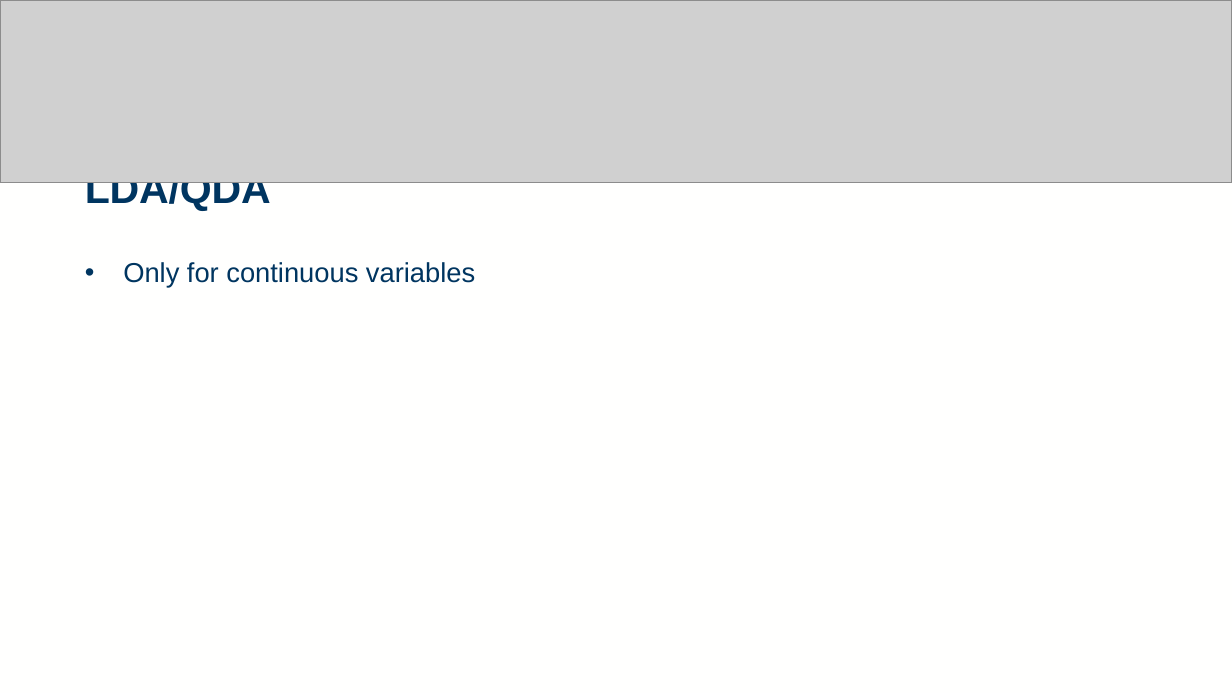
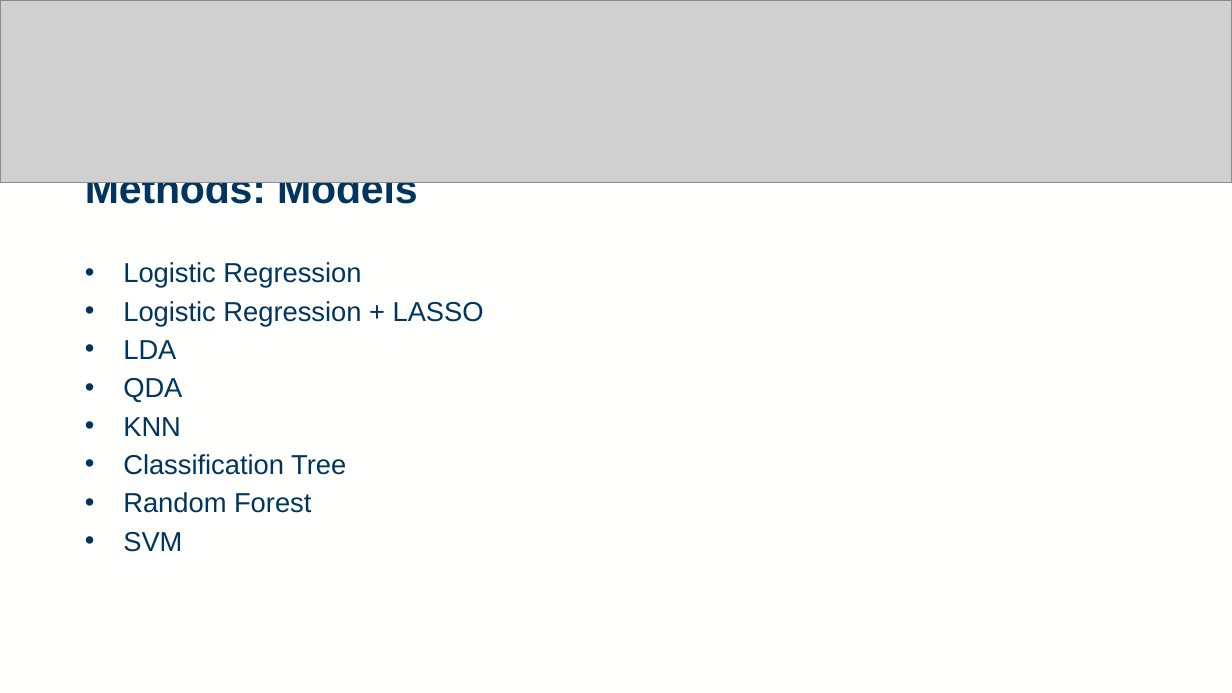
Before and after one commit to rtedwards/ARDS-classification, a slide deck: slide 9 of viva/viva_2416963E.pptx. Drawn at 1232x693 pixels with LibreOffice and Linux fonts; fonts in the diff are those of the drawing; grey boxes stand for pictures. Boxes give left, top, right and bottom in pixels: in the first picture for what was removed or moved away, otherwise in the second. Text is boxed around its words. In the diff, an @@ line names an element or a change of style, - is before the commit and + after.

```diff
--- a/viva/viva_2416963E.pptx
+++ b/viva/viva_2416963E.pptx
@@ title at box(85, 182, 418, 212): text changed @@
-LDA/QDA
+Methods: Models
@@ text at box(123, 262, 484, 552): text changed @@
-• Only for continuous variables
+• Logistic Regression
+• Logistic Regression + LASSO
+• LDA
+• QDA
+• KNN
+• Classification Tree
+• Random Forest
+• SVM
```
Also in this commit, not shown: 6 other slides changed, 7 slides added, 7 slides removed, 1 other file.
